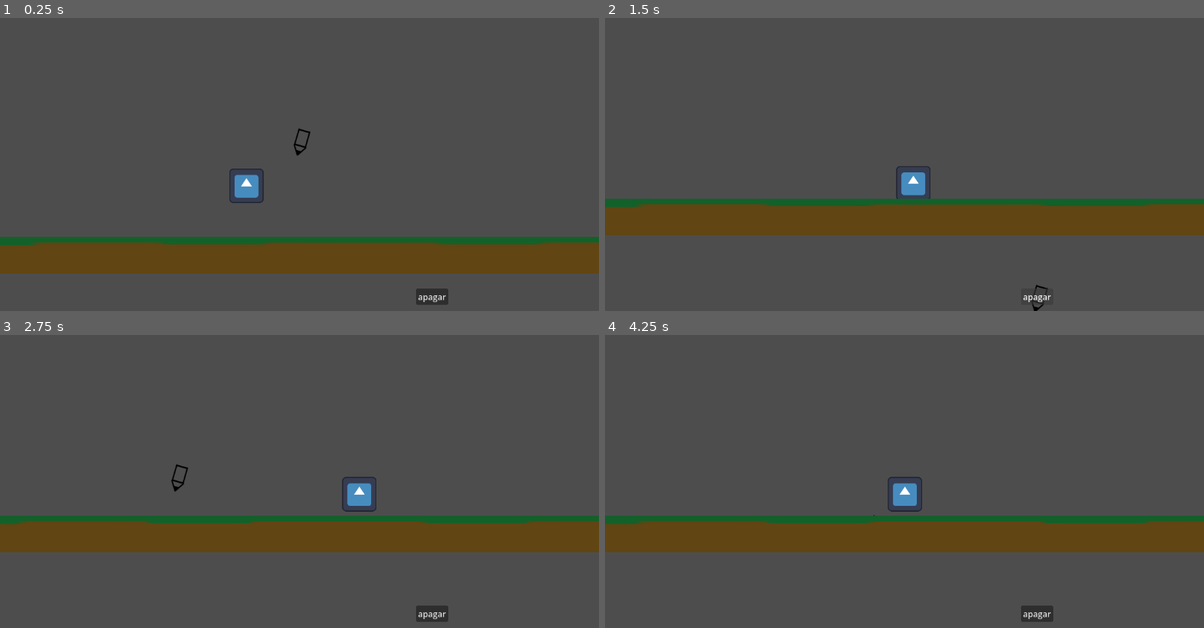
Above: before the commit, frames 1-4 (two rows, left to right).
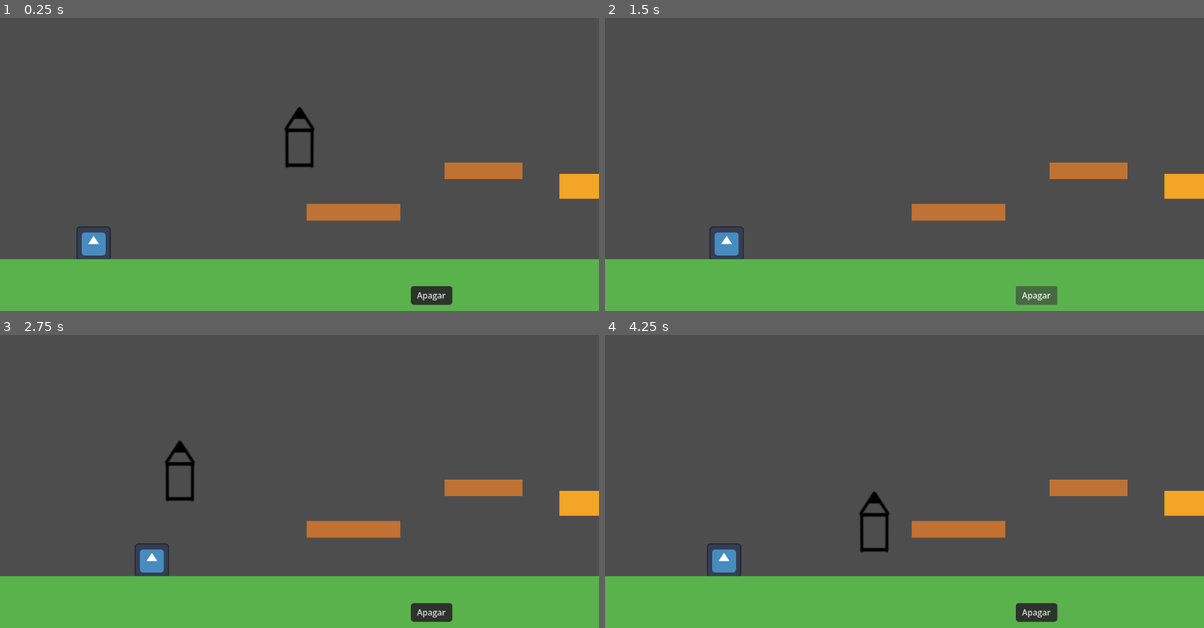
Above: after the commit, the same moments.

Repository: PedroCarstens/Jogo-de-desenho
Game: Godot game, scene res://niveis/level_1_classico.tscn
The game is run twice, just before and just after one commit, with the same random seed, the same clock (stepped at 60 frames per second) and the same inputs. Before the commit the project starts from res://niveis/debug.tscn. The engine's default icon, where the game draws it, is replaced by a stand-in: a white triangle on a blue panel in a dark square.
Inputs (mouse positions are in pixels of both pictures, inside the frame that each line leads up to):
- Up to frame 1 (0.25 s): no input
- Up to frame 2 (1.5 s): move the mouse to (1036, 126) at 0.52 s; hold D (andar_frente) 0.53-1.25 s; tap Left (andar_traz) at 0.6 s; click (1036, 126) at 0.67 s; tap Space (pulo) at 0.77 s; click "apagar" (after the commit: "Apagar") at 1.25 s
- Up to frame 3 (2.75 s): tap Enter at 2 s; move the mouse to (179, 475) at 2.02 s; hold D (andar_frente) from 2.03 s (still down); tap Shift (correr) at 2.1 s; tap Space (pulo) at 2.27 s
- Up to frame 4 (4.25 s): move the mouse to (964, 384) at 2.77 s; release D (andar_frente) at 2.78 s; tap Backspace (reiniciar_layout) at 2.85 s; move the mouse to (874, 528) at 3.52 s; hold D (andar_frente) from 3.53 s (still down); tap Left (andar_traz) at 3.6 s; click (874, 528) at 3.67 s; tap Space (pulo) at 3.77 s

The runs differ from the first frame. In frame 1, 28% of the frame differs, in the area x 0-100%, y 30-100%; in frame 2, 32%; in frame 3, 32%, in the area x 0-100%, y 36-100%; in frame 4, 32%.

Commit message:
Define Level 1 clássico como cena inicial do projeto

Diff:
--- a/project.godot
+++ b/project.godot
@@ -15,7 +15,7 @@
 [application]
 
 config/name="jogo_desenho"
-run/main_scene="uid://cpv85q0yg3ftm"
+run/main_scene="res://niveis/level_1_classico.tscn"
 config/features=PackedStringArray("4.7", "Forward Plus")
 config/icon="res://icon.svg"
 
@@ -30,13 +30,13 @@
 andar_traz={
 "deadzone": 0.2,
 "events": [Object(InputEventKey,"resource_local_to_scene":false,"resource_name":"","device":-1,"window_id":0,"alt_press …(195 unchanged characters)…
-, Object(InputEventKey,"resource_local_to_scene":false,"resource_name":"","device":-1,"window_id":0,"alt_pressed":false,"shift_pressed":false …(160 unchanged characters)…
+, Object(InputEventKey,"resource_local_to_scene":false,"resource_name":"","device":-1,"alt_pressed":false,"shift_pressed":false …(160 unchanged characters)…
 ]
 }
 pulo={
 "deadzone": 0.2,
 "events": [Object(InputEventKey,"resource_local_to_scene":false,"resource_name":"","device":-1,"window_id":0,"alt_press …(191 unchanged characters)…
-, Object(InputEventKey,"resource_local_to_scene":false,"resource_name":"","device":-1,"window_id":0,"alt_pressed":false,"shift_pressed":false …(161 unchanged characters)…
+, Object(InputEventKey,"resource_local_to_scene":false,"resource_name":"","device":-1,"alt_pressed":false,"shift_pressed":false …(161 unchanged characters)…
 , Object(InputEventKey,"resource_local_to_scene":false,"resource_name":"","device":-1,"window_id":0,"alt_pressed":false …(186 unchanged characters)…
 ]
 }
@@ -47,6 +47,6 @@
 }
 reiniciar_layout={
 "deadzone": 0.2,
-"events": [Object(InputEventKey,"resource_local_to_scene":false,"resource_name":"","device":-1,"window_id":0,"alt_pressed":false,"shif …(180 unchanged characters)…
+"events": [Object(InputEventKey,"resource_local_to_scene":false,"resource_name":"","device":0,"window_id":0,"alt_pressed":false,"shif …(180 unchanged characters)…
 ]
 }
